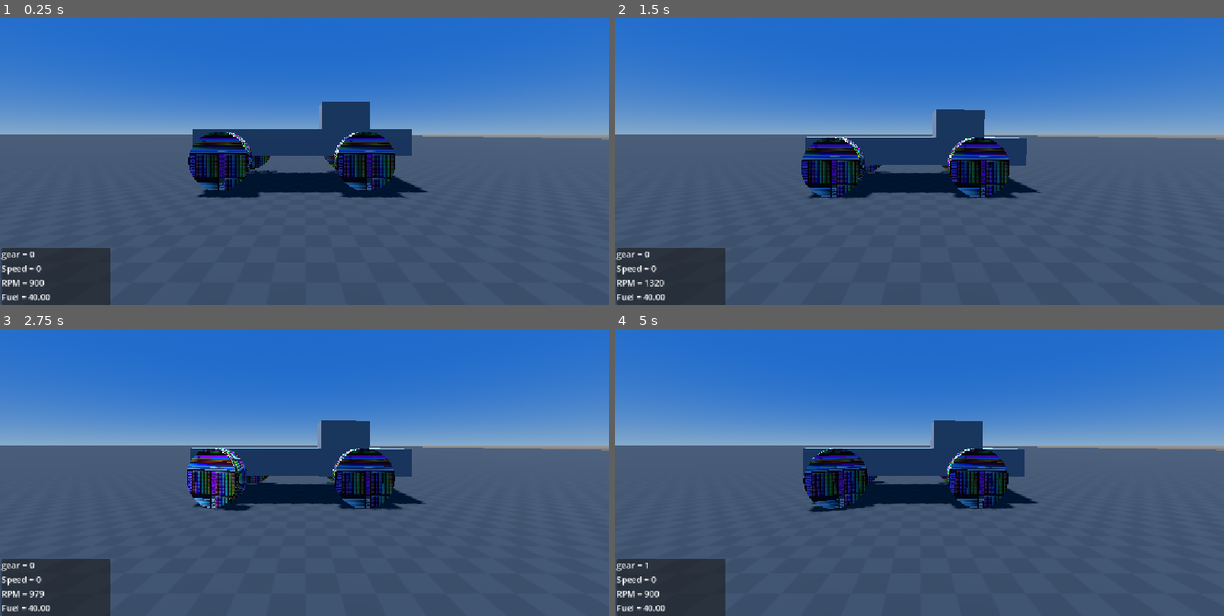
Above: before the commit, frames 1-4 (two rows, left to right).
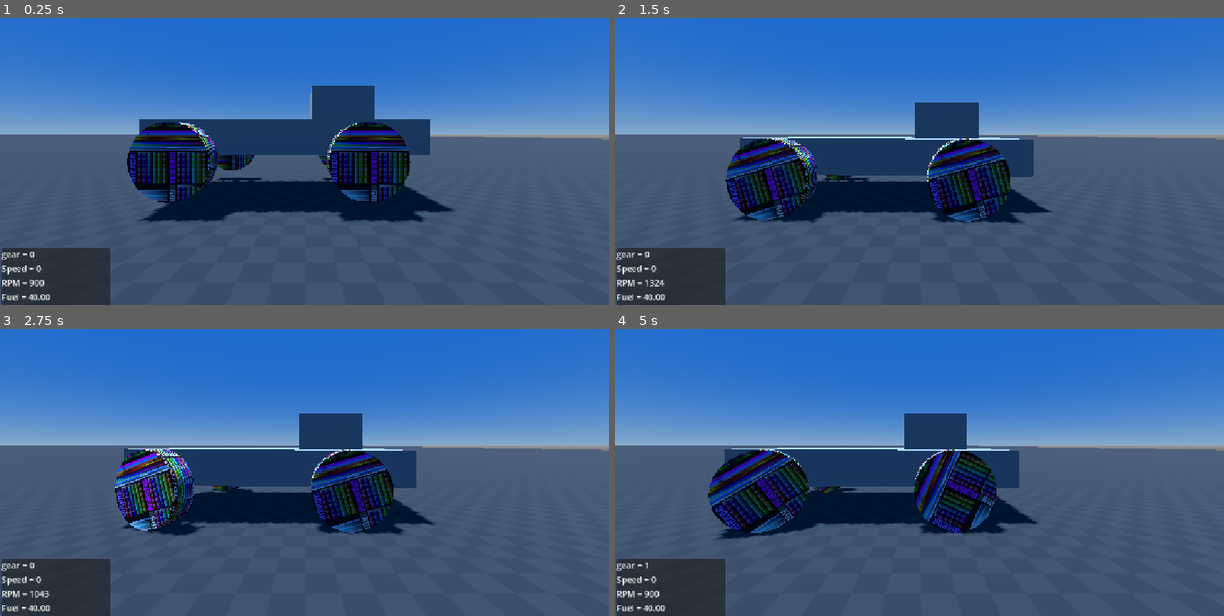
Above: after the commit, the same moments.

Repository: Yashveer75021/Godot-car-controller
Game: Godot game, scene res://Scene/main.tscn
Same seed, same stepped clock (60 frames per second), same inputs: the game is played once before the commit and once after it.
Inputs:
- Up to frame 1 (0.25 s): no input
- Up to frame 2 (1.5 s): hold D (SteerRight) 0.53-1.28 s; hold Shift (Clutch) 0.53-1.28 s; hold S (Brake) from 1.28 s (still down); tap W (Throttle) at 1.35 s
- Up to frame 3 (2.75 s): release S (Brake) at 2.03 s; hold D (SteerRight) from 2.03 s (still down); hold Shift (Clutch) from 2.03 s (still down)
- Up to frame 4 (5 s): release D (SteerRight) at 2.78 s; release Shift (Clutch) at 2.78 s; hold Q (ShiftUp) 2.78-3.53 s; tap W (Throttle) at 2.85, 4.35 s; hold Shift (Clutch) 3.53-4.28 s; hold A (SteerLeft) from 3.53 s (still down)

The runs differ from the first frame. In frame 1, 13% of the frame differs, in the area x 20-75%, y 23-72%; in frame 2, 12%; in frame 3, 11%; in frame 4, 13%.

Commit message:
add vescus model for low speed

Diff:
--- a/Scene/car.tscn
+++ b/Scene/car.tscn
@@ -80,7 +80,7 @@
 max_brake_force = 25000.0
 torque_curve = SubResource("Curve_mmd8j")
 throttle_model = SubResource("Curve_ynucw")
-engine_brake = 50.0
+engine_brake = 40.0
 drivetrain_params = SubResource("Resource_hbetw")
 wheel_params_fl = SubResource("Resource_kkigb")
 wheel_params_fr = SubResource("Resource_jlqtu")
--- a/Scene/hot_rod.tscn
+++ b/Scene/hot_rod.tscn
@@ -89,13 +89,12 @@
 script = ExtResource("4_amgmh")
 front_brake_bias = 0.65
 max_brake_force = 25000.0
-max_handbrake_torque = 4000.0
+max_handbrake_torque = 10000.0
 max_torque = 550.0
 max_engine_rpm = 5500.0
 torque_curve = SubResource("Curve_mmd8j")
 throttle_model = SubResource("Curve_ynucw")
-engine_brake = 250.0
-clutch_friction = 900.0
+engine_brake = 50.0
 drivetrain_params = SubResource("Resource_hbetw")
 wheel_params_fl = SubResource("Resource_kkigb")
 wheel_params_fr = SubResource("Resource_jlqtu")
--- a/Scene/main.tscn
+++ b/Scene/main.tscn
@@ -58,5 +58,5 @@
 [node name="Camera3D" type="Camera3D" parent="." unique_id=263410200]
 transform = Transform3D(-4.371139e-08, 0, -1, 0, 1, 0, 1, 0, -4.371139e-08, -3.850614, 1.5664444, 192.2383)
 
-[node name="car" parent="." unique_id=2000124875 instance=ExtResource("2_sblpm")]
-transform = Transform3D(1, 0, 0, 0, 1, 0, 0, 0, 1, 1.3203025, 1.6877029, 192.29822)
+[node name="car" parent="." unique_id=2000124875 instance=ExtResource("3_r34rm")]
+transform = Transform3D(1, 0, 0, 0, 1, 0, 0, 0, 1, 0.31873226, 1.803729, 192.06383)
--- a/script/Vehicle/base_Car.gd
+++ b/script/Vehicle/base_Car.gd
@@ -124,8 +124,8 @@
 		rpm -= 500
 
 	if rpm <= car_params.rpm_idle + 10 and abs(z_vel) < 2.0 and throttle_input <= 0.05:
-		clutch_input = 1.0
-		#rpm = move_toward(rpm, car_params.rpm_idle, 500.0 * delta)
+		#sclutch_input = 1.0
+		rpm = move_toward(rpm, car_params.rpm_idle, 1000.0 * delta)
 
 	###### MY Engine loop #####
 	## Idle Control Valve (The engine fights to stay alive)
@@ -191,15 +191,20 @@
 	burn_fuel(delta)
 
 	##### Anti-roll bar and applying forces #####
-	var new_comp_bl = wheel_bl.apply_forces(susp_comp[3], delta)
-	var new_comp_br = wheel_br.apply_forces(susp_comp[2], delta)
-	var new_comp_fr = wheel_fr.apply_forces(susp_comp[1], delta)
-	var new_comp_fl = wheel_fl.apply_forces(susp_comp[0], delta)
-
-	susp_comp[2] = new_comp_bl
-	susp_comp[3] = new_comp_br
-	susp_comp[0] = new_comp_fr
-	susp_comp[1] = new_comp_fl
+	susp_comp[2] = wheel_bl.apply_forces(susp_comp[3], delta)
+	susp_comp[3] = wheel_br.apply_forces(susp_comp[2], delta)
+	susp_comp[0] = wheel_fr.apply_forces(susp_comp[1], delta)
+	susp_comp[1] = wheel_fl.apply_forces(susp_comp[0], delta)
+
+	#var new_comp_bl = wheel_bl.apply_forces(susp_comp[3], delta)
+	#var new_comp_br = wheel_br.apply_forces(susp_comp[2], delta)
+	#var new_comp_fr = wheel_fr.apply_forces(susp_comp[1], delta)
+	#var new_comp_fl = wheel_fl.apply_forces(susp_comp[0], delta)
+#
+	#susp_comp[2] = new_comp_bl
+	#susp_comp[3] = new_comp_br
+	#susp_comp[0] = new_comp_fr
+	#susp_comp[1] = new_comp_fl
 
 
 	drag_force()
--- a/script/Vehicle/clutch.gd
+++ b/script/Vehicle/clutch.gd
@@ -7,7 +7,7 @@
 var prev_av := 0.0
 
 func get_reaction_torques(av1: float, av2: float, t1: float, t2: float, slip_torque: float, kick := 0.0):
-	var clutch_torque := friction + kick
+	var max_clutch_torque := slip_torque + kick
 	var delta_torque := t1 - t2
 	var delta_av := av1 - av2
 	var reaction_torques := Vector2.ZERO
@@ -20,10 +20,18 @@
 		if absf(delta_av) < 0.5:
 			locked = true
 
-	if av1 < av2:
-		reaction_torques.x = -clutch_torque
-		reaction_torques.y = clutch_torque
-	else:
-		reaction_torques.x = clutch_torque
-		reaction_torques.y = -clutch_torque
+
+	# Apply torque smoothly based on the difference in speed.
+	# A stiffness of 200.0 acts as a viscous damper, preventing the +/- 400 flip.
+	var stiffness = 15.0
+	var applied_torque = clamp(delta_av * stiffness, -max_clutch_torque, max_clutch_torque)
+
+	reaction_torques.x = applied_torque
+	reaction_torques.y = -applied_torque
+	#if av1 < av2:
+		#reaction_torques.x = -clutch_torque
+		#reaction_torques.y = clutch_torque
+	#else:
+		#reaction_torques.x = clutch_torque
+		#reaction_torques.y = -clutch_torque
 	return reaction_torques
--- a/script/Vehicle/wheel_suspension.gd
+++ b/script/Vehicle/wheel_suspension.gd
@@ -157,8 +157,20 @@
 
 		rolling_resistance = rol_res_surface_mul * y_force
 
+		# Get raw tire forces
 		force_vec = tire_model.update_tire_forces(slip_vec, y_force, surface_mu)
 
+		##Viscous Deformation (Stops the backward-rolling physics singularity)
+		var slip_velocity_ms = z_vel - (spin * tire_radius)
+		var damping_coefficient = y_force * 0.15
+		var viscous_force = slip_velocity_ms * damping_coefficient
+
+		# Blend based on speed
+		var transition_speed = 1.5
+		var speed_blend = clamp(abs(z_vel) / transition_speed, 0.0, 1.0)
+		force_vec.y = lerp(viscous_force, force_vec.y, speed_blend)
+
+		# Apply the safe, stabilized force to the car
 		var contact = get_collision_point() - car.global_transform.origin
 		var normal = get_collision_normal()
 
@@ -172,59 +184,46 @@
 		return 0.0
 
 
-#func apply_torque(drive_torque, brake_torque, drive_inertia, delta):
-	#var prev_spin = spin
-	#var net_torque = force_vec.y * tire_radius
-	#net_torque += drive_torque
-	##this below function create a bug when we dont press the gas and brake the wheel jitter
-#
-	#if abs(spin) < 5 and brake_torque > abs(net_torque):
-		#spin = 0
-	#else:
-		#net_torque -= (brake_torque + rolling_resistance) * sign(spin)
-		#spin += delta * net_torque / (wheel_inertia + drive_inertia)
-		#
-	#print(net_torque)
-	#if drive_torque * delta == 0:
-		#return 0.5
-	#else:
-		#return (spin - prev_spin) * (wheel_inertia + drive_inertia) / (drive_torque * delta)
-		##return spin * (wheel_inertia + drive_inertia) / (drive_torque * delta)
-
 func apply_torque(drive_torque, brake_torque, drive_inertia, delta):
 	var prev_spin = spin
 	var total_inertia = wheel_inertia + (drive_inertia * 0.5)
 
-	#  Calculate road grip torque
-	var road_torque = force_vec.y * tire_radius
-
-	# Prevent the tire grip from mathematically overshooting ground speed
-	var sync_spin = z_vel / tire_radius
-	var torque_to_sync = (sync_spin - spin) * total_inertia / delta
-
-	if torque_to_sync > 0:
-		road_torque = clamp(road_torque, -99999.0, torque_to_sync)
-	else:
-		road_torque = clamp(road_torque, torque_to_sync, 99999.0)
-
-	# Add engine power
-	var net_torque = road_torque + drive_torque
+	# brush Friction (Accurate when the car is rolling)
+	var brush_torque = force_vec.y * tire_radius
+
+	# Viscous Deformation (Accurate at near-zero speeds)
+	# Simulate rubber damping. The heavier the car, the more the tire resists micro-slip.
+	# (0.15 is a standard physical constant for rubber hysteresis, tune as needed)
+	# Calculate actual slip speed in meters/second (No divide-by-zero math)
+	var slip_velocity_ms = z_vel - (spin * tire_radius)
+	var damping_coefficient = y_force * 0.15
+	var viscous_torque = slip_velocity_ms * damping_coefficient * tire_radius
+	var transition_speed = 1.5
+	var speed_blend = clamp(abs(z_vel) / transition_speed, 0.0, 1.0)
+	var simulated_road_torque = lerp(viscous_torque, brush_torque, speed_blend)
+
+	#var road_torque = force_vec.y * tire_radius
+	var net_torque = simulated_road_torque + drive_torque
 	spin += delta * net_torque / total_inertia
 
-	# Apply brakes and rolling resistance cleanly
-	var resistance_torque = (brake_torque + rolling_resistance)
+	# 5. Discrete Coulomb Frictionaaaa
+	# move_toward is the mathematically correct discrete integration for dry friction
+	var dynamic_roll_res = rolling_resistance * clamp(abs(spin) / 2.0, 0.0, 1.0)
+	var resistance_torque = brake_torque + dynamic_roll_res
 	var speed_loss = delta * resistance_torque / total_inertia
-	spin = move_toward(spin, 0, speed_loss)
-	print(speed_loss)
+	spin = move_toward(spin, 0.0, speed_loss)
+	#print(spin)
 	if drive_torque * delta == 0:
 		return 0.5
 	else:
 		return (spin - prev_spin) * total_inertia / (drive_torque * delta)
 
+
 func set_spin(value):
 	spin = value
 
 
+
 func get_spin():
 	return spin
 
Not shown: 1 places in Scene/main.tscn that only renumber resources
